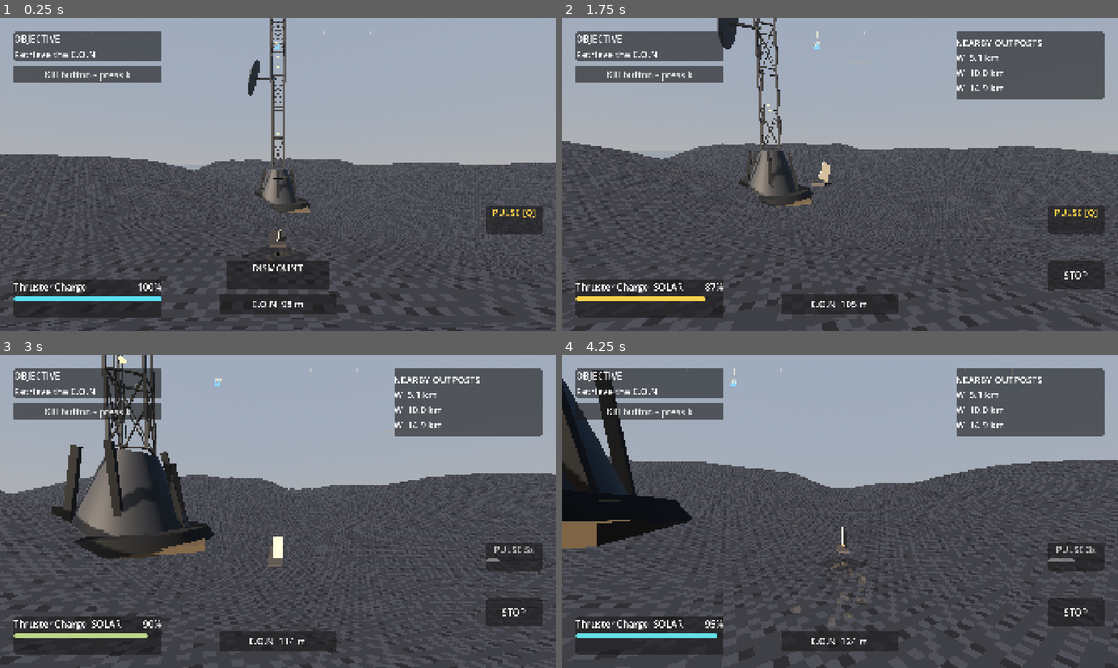
Above: before the commit, frames 1-4 (two rows, left to right).
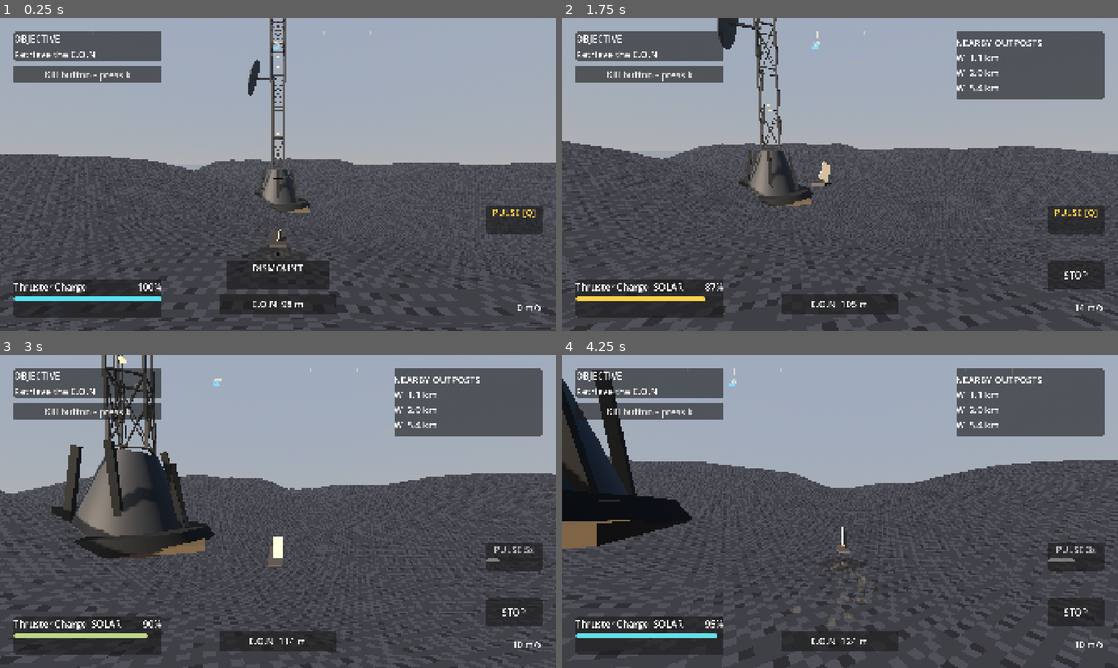
Above: after the commit, the same moments.

Repository: oleskulbru-commits/energy-glider
Game: Godot game, scene res://scenes/main.tscn
Same seed, same stepped clock (60 frames per second), same inputs: the game is played once before the commit and once after it.
Inputs (mouse positions are in pixels of both pictures, inside the frame that each line leads up to):
- Up to frame 1 (0.25 s): no input
- Up to frame 2 (1.75 s): move the mouse to (867, 174) at 0.52 s; hold Shift (boost) 0.53-1.28 s; hold W (move_forward) from 0.53 s (still down); click (867, 174) at 0.67 s; tap Space (jump) at 0.77, 1.52 s; move the mouse to (812, 174) at 1.27 s; tap E (interact) at 1.35 s
- Up to frame 3 (3 s): keep holding W (move_forward); move the mouse to (289, 505) at 2.02 s; hold Q (radar_pulse) 2.03-2.78 s; move the mouse to (272, 517) at 2.77 s; tap Shift (boost) at 2.85 s; click (272, 517) at 2.92 s
- Up to frame 4 (4.25 s): keep holding W (move_forward); tap Space (jump) at 3.02, 3.77 s; move the mouse to (878, 514) at 3.52 s; hold E (interact) from 3.53 s (still down)

The runs differ from the first frame. In frame 1, less than 0.1% of the frame differs, in the area x 49-98%, y 8-94%; in frame 2, 0.2%; in frame 3, 0.2%, in the area x 38-98%, y 8-94%; in frame 4, 0.2%.

Commit message:
Add level progression and speed display to gameplay mechanics
- Introduced LevelProgress and LevelLayout scripts to manage player progression through levels based on westward tower placements.
- Updated glider HUD to include a speed label, enhancing player feedback on movement speed.
- Refactored outpost spawning logic to utilize new level layout for tower positioning.
- Enhanced verification tests to ensure correct level progression and tower offset calculations.

Diff:
--- a/scenes/game_world.tscn
+++ b/scenes/game_world.tscn
@@ -14,6 +14,7 @@
 [ext_resource type="Script" path="res://scripts/world/day_night_cycle.gd" id="14_daynight"]
 [ext_resource type="Script" path="res://scripts/game/eon_director.gd" id="15_eon"]
 [ext_resource type="Script" path="res://scripts/world/night_survival.gd" id="16_night"]
+[ext_resource type="Script" path="res://scripts/game/level_progress.gd" id="17_level"]
 
 [sub_resource type="Sky" id="Sky_main"]
 sky_material = ExtResource("4_sky")
@@ -81,6 +82,11 @@
 day_night_path = NodePath("../DayNightCycle")
 player_rig_path = NodePath("../PlayerRig")
 
+[node name="LevelProgress" type="Node" parent="."]
+script = ExtResource("17_level")
+player_rig_path = NodePath("../PlayerRig")
+terrain_manager_path = NodePath("../TerrainManager")
+
 [node name="AntennaState" type="Node" parent="."]
 script = ExtResource("9_antenna_state")
 
@@ -94,8 +100,6 @@
 [node name="OutpostSpawner" type="Node3D" parent="."]
 script = ExtResource("8_outpost_spawner")
 terrain_manager_path = NodePath("../TerrainManager")
-outpost_spacing_m = 5000.0
-west_tower_count = 3
 
 [node name="RippleSpawner" type="Node3D" parent="."]
 script = ExtResource("12_ripple_spawner")
--- a/scenes/ui/glider_hud.tscn
+++ b/scenes/ui/glider_hud.tscn
@@ -443,3 +443,21 @@
 custom_minimum_size = Vector2(80, 6)
 max_value = 1.0
 show_percentage = false
+
+[node name="SpeedLabel" type="Label" parent="."]
+unique_name_in_owner = true
+anchors_preset = 3
+anchor_left = 1.0
+anchor_top = 1.0
+anchor_right = 1.0
+anchor_bottom = 1.0
+offset_left = -160.0
+offset_top = -56.0
+offset_right = -24.0
+offset_bottom = -24.0
+grow_horizontal = 0
+grow_vertical = 0
+theme_type_variation = &"HudValue"
+text = "0 m/s"
+horizontal_alignment = 2
+vertical_alignment = 1
--- /dev/null
+++ b/scripts/game/level_layout.gd
@@ -0,0 +1,42 @@
+class_name LevelLayout
+extends RefCounted
+
+## Westbound segment lengths between upgrade towers (level 1..N).
+## Level 1 = home to first west tower; crossing tower N advances past that segment.
+const SEGMENT_DISTANCES_M: Array[float] = [
+	1000.0,
+	2000.0,
+	2500.0,
+	2500.0,
+	3000.0,
+]
+
+
+static func segment_count() -> int:
+	return SEGMENT_DISTANCES_M.size()
+
+
+## Cumulative -X offsets of west towers from run origin (not including home at 0).
+static func tower_x_offsets_from_origin() -> Array[float]:
+	var offsets: Array[float] = []
+	var cumulative := 0.0
+	for distance in SEGMENT_DISTANCES_M:
+		cumulative += distance
+		offsets.append(-cumulative)
+	return offsets
+
+
+## Hidden progression level from world X. Starts at 1; clamp at last defined level.
+static func level_at_world_x(world_x: float, origin_x: float = 0.0) -> int:
+	var offsets := tower_x_offsets_from_origin()
+	if offsets.is_empty():
+		return 1
+	var relative_x := world_x - origin_x
+	var level := 1
+	for i in offsets.size():
+		# Cleared destination tower for segment (i+1) when at or west of its X.
+		if relative_x <= offsets[i]:
+			level = i + 2
+		else:
+			break
+	return mini(level, segment_count())
--- /dev/null
+++ b/scripts/game/level_progress.gd
@@ -0,0 +1,52 @@
+class_name LevelProgress
+extends Node
+
+signal level_changed(level: int)
+
+@export var player_rig_path: NodePath
+@export var terrain_manager_path: NodePath
+
+var current_level := 1
+
+var _rig: PlayerRig
+var _terrain: TerrainManager
+
+
+func _ready() -> void:
+	add_to_group("level_progress")
+	if player_rig_path != NodePath():
+		_rig = get_node_or_null(player_rig_path) as PlayerRig
+	if terrain_manager_path != NodePath():
+		_terrain = get_node_or_null(terrain_manager_path) as TerrainManager
+	call_deferred("_refresh_level")
+
+
+func _physics_process(_delta: float) -> void:
+	_refresh_level()
+
+
+func get_current_level() -> int:
+	return current_level
+
+
+func _refresh_level() -> void:
+	var body := _get_track_body()
+	if body == null:
+		return
+	var origin_x := 0.0
+	if _terrain != null:
+		origin_x = _terrain.run_origin.x
+	var next_level: int = LevelLayout.level_at_world_x(body.global_position.x, origin_x)
+	if next_level == current_level:
+		return
+	current_level = next_level
+	level_changed.emit(current_level)
+
+
+func _get_track_body() -> Node3D:
+	if _rig == null or not is_instance_valid(_rig):
+		if player_rig_path != NodePath():
+			_rig = get_node_or_null(player_rig_path) as PlayerRig
+	if _rig == null:
+		return null
+	return _rig.get_active_body()
--- a/scripts/ui/glider_hud.gd
+++ b/scripts/ui/glider_hud.gd
@@ -54,6 +54,7 @@
 @onready var _safe_label: Label = %SafeLabel
 @onready var _outpost_board: PanelContainer = %OutpostBoard
 @onready var _outpost_board_label: Label = %OutpostBoardLabel
+@onready var _speed_label: Label = %SpeedLabel
 
 var _rig: PlayerRig
 var _player: GliderPlayer
@@ -198,6 +199,7 @@
 	_update_safe_chip(delta)
 	_update_integrity_bar()
 	_update_eon_tracker()
+	_update_speedometer()
 
 	var show_death_overlay := _is_death_overlay_active()
 	if show_death_overlay:
@@ -655,6 +657,13 @@
 		_stop_label.remove_theme_color_override("font_color")
 
 
+func _update_speedometer() -> void:
+	if _speed_label == null or _player == null:
+		return
+	var speed := MathUtil.horizontal_speed(_player.velocity)
+	_speed_label.text = "%d m/s" % int(roundf(speed))
+
+
 func _on_pulse_fired(_target_ripple: int) -> void:
 	_pulse_scan_timer = 0.45
 
--- a/scripts/world/outpost_spawner.gd
+++ b/scripts/world/outpost_spawner.gd
@@ -4,9 +4,6 @@
 const UPGRADE_TOWER_SCENE := preload("res://scenes/world/upgrade_tower.tscn")
 
 @export var terrain_manager_path: NodePath
-@export var outpost_spacing_m := 5000.0
-## Towers ahead of home along −X (west). Total spawned = home + this count when include_home.
-@export var west_tower_count := 3
 @export var include_home := true
 @export var ridge_sample_radius_m := 80.0
 @export var ridge_sample_steps := 8
@@ -26,8 +23,8 @@
 	if include_home:
 		planned.append({ "pos": origin, "is_home": true })
 
-	for i in range(1, maxi(west_tower_count, 0) + 1):
-		var west := origin + Vector3(-outpost_spacing_m * float(i), 0.0, 0.0)
+	for offset_x in LevelLayout.tower_x_offsets_from_origin():
+		var west := origin + Vector3(offset_x, 0.0, 0.0)
 		planned.append({ "pos": west, "is_home": false })
 
 	for entry in planned:
--- a/scripts/world/verify_outpost_spawner.gd
+++ b/scripts/world/verify_outpost_spawner.gd
@@ -3,6 +3,7 @@
 const OutpostSpawnerScript = preload("res://scripts/world/outpost_spawner.gd")
 const UpgradeTowerScript = preload("res://scripts/world/upgrade_tower.gd")
 const TerrainManagerScript = preload("res://scripts/terrain/terrain_manager.gd")
+const LevelLayoutScript = preload("res://scripts/game/level_layout.gd")
 const SandMaterial = preload("res://materials/sand.tres")
 
 
@@ -38,12 +39,24 @@
 		"Tower should snap Y to terrain height"
 	)
 
+	var expected_offsets: Array[float] = LevelLayoutScript.tower_x_offsets_from_origin()
+	_fail_unless(expected_offsets.size() == 5, "Expected 5 west tower offsets")
+	_fail_unless(
+		is_equal_approx(expected_offsets[0], -1000.0)
+		and is_equal_approx(expected_offsets[1], -3000.0)
+		and is_equal_approx(expected_offsets[2], -5500.0)
+		and is_equal_approx(expected_offsets[3], -8000.0)
+		and is_equal_approx(expected_offsets[4], -11000.0),
+		"Unexpected level tower offsets: %s" % str(expected_offsets)
+	)
+	_fail_unless(LevelLayoutScript.level_at_world_x(40.0) == 1, "Spawn X should be level 1")
+	_fail_unless(LevelLayoutScript.level_at_world_x(-1000.0) == 2, "At first west tower should be level 2")
+	_fail_unless(LevelLayoutScript.level_at_world_x(-11000.0) == 5, "Past last tower should clamp at level 5")
+
 	var spawner: Node = OutpostSpawnerScript.new()
 	spawner.name = "OutpostSpawner"
 	root_node.add_child(spawner)
 	spawner.set("terrain_manager_path", spawner.get_path_to(terrain))
-	spawner.set("outpost_spacing_m", 5000.0)
-	spawner.set("west_tower_count", 3)
 	spawner.set("include_home", true)
 	await process_frame
 	await process_frame
@@ -52,7 +65,6 @@
 	var spawned := 0
 	var home_found := false
 	var west_ok := 0
-	var expected_west := [5000.0, 10000.0, 15000.0]
 	for node in get_nodes_in_group("upgrade_tower"):
 		var s := node as Node3D
 		if s == null or s == tower:
@@ -63,19 +75,18 @@
 		if absf(dx) < 1.0 and absf(dz) < 1.0:
 			home_found = true
 			continue
-		# West chain: −X, near expected spacing, little Z drift (ridge pick ≤ ~80 m).
 		if dx >= -100.0:
 			continue
 		if absf(dz) > 300.0:
 			continue
-		for dist in expected_west:
-			if absf(-dx - dist) < 300.0:
+		for offset_x in expected_offsets:
+			if absf(dx - offset_x) < 300.0:
 				west_ok += 1
 				break
 
 	_fail_unless(home_found, "Expected home tower at run origin")
-	_fail_unless(spawned == 4, "Expected home+3 west towers, got %d spawned" % spawned)
-	_fail_unless(west_ok == 3, "Expected 3 west towers on −X at 5/10/15 km, got %d" % west_ok)
+	_fail_unless(spawned == 6, "Expected home+5 west towers, got %d spawned" % spawned)
+	_fail_unless(west_ok == 5, "Expected 5 west towers at level distances, got %d" % west_ok)
 
 	print("Outpost spawner verification passed.")
 	quit(0)
Not shown: 1 places in scenes/game_world.tscn that only renumber resources
Not shown, added: scripts/game/level_layout.gd.uid
Not shown, added: scripts/game/level_progress.gd.uid
